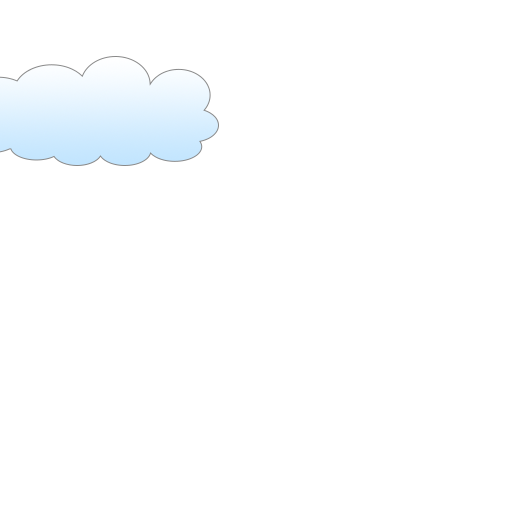
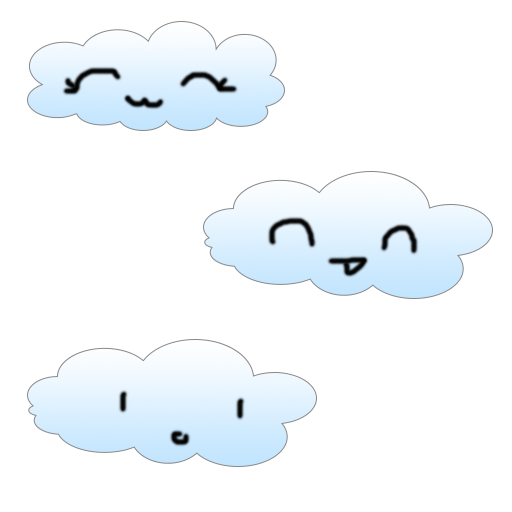
Layers edited between the first and the second 512x512 image:
added layer "Layer 3" above "Layer 2" over left=117, top=388, right=247, bottom=448
added layer "Layer 2" above "Shape 2 copy" over left=266, top=215, right=420, bottom=279
added layer "Shape 2 copy" above "Shape 2" over left=27, top=339, right=317, bottom=467
showed "Shape 2", painted on it over left=203, top=111, right=493, bottom=299
added layer "Layer 1" above "Shape 1" over left=61, top=65, right=240, bottom=111
painted on "Shape 1" over left=0, top=21, right=285, bottom=166
